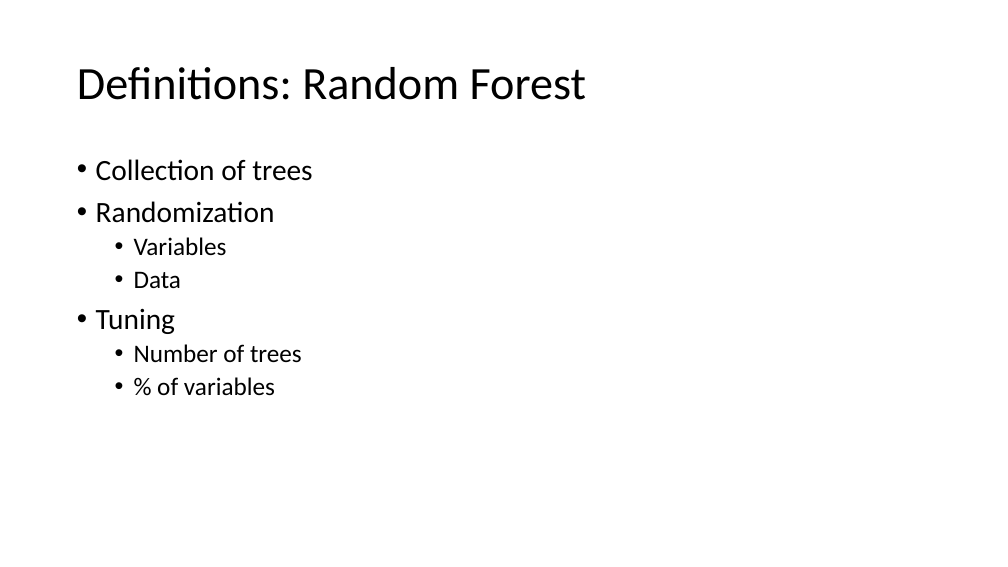
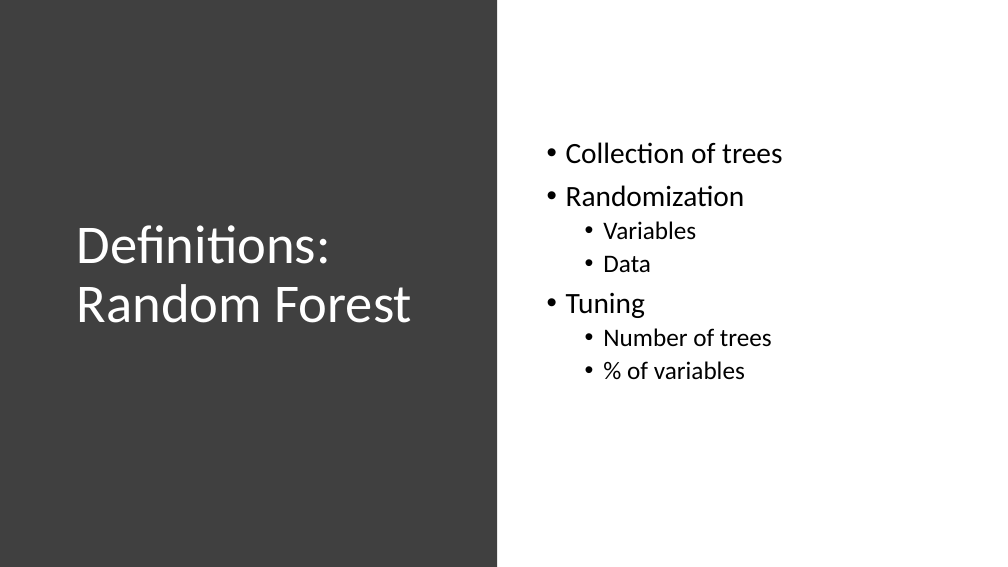
Before and after one commit to amoran57/thesis, a slide deck: slide 7 of Glynn Presentation.pptx. Drawn at 1008x567 pixels with LibreOffice and Linux fonts; fonts in the diff are those of the drawing. Boxes give left, top, right and bottom in pixels: in the first picture for what was removed or moved away, otherwise in the second. Text is boxed around its words. In the diff, an @@ line names an element or a change of style, - is before the commit and + after.

Commit message:
Export graph and data

```diff
--- a/Glynn Presentation.pptx
+++ b/Glynn Presentation.pptx
@@ rectangle added at [0,0,498,567], fill #404040 @@
@@ title "Definitions: Random Forest": place and size @@
-title "Definitions: Random Forest" at [77,67,586,100]
+title "Definitions: Random Forest" at [77,225,412,323]
@@ title "Definitions: Random Forest" at [77,225,412,323]: size 44 to 52 pt, text colour #000000 to #FFFFFF @@
@@ text "Collection of trees": place and size @@
-text "Collection of trees" at [96,159,312,396]
+text "Collection of trees" at [566,142,782,380]
@@ text "Collection of trees" at [566,142,782,380]: vertical alignment top to middle @@
```
Also in this commit, not shown: 5 other slides changed, 1 slide added, 1 slide removed, 3 other files.
